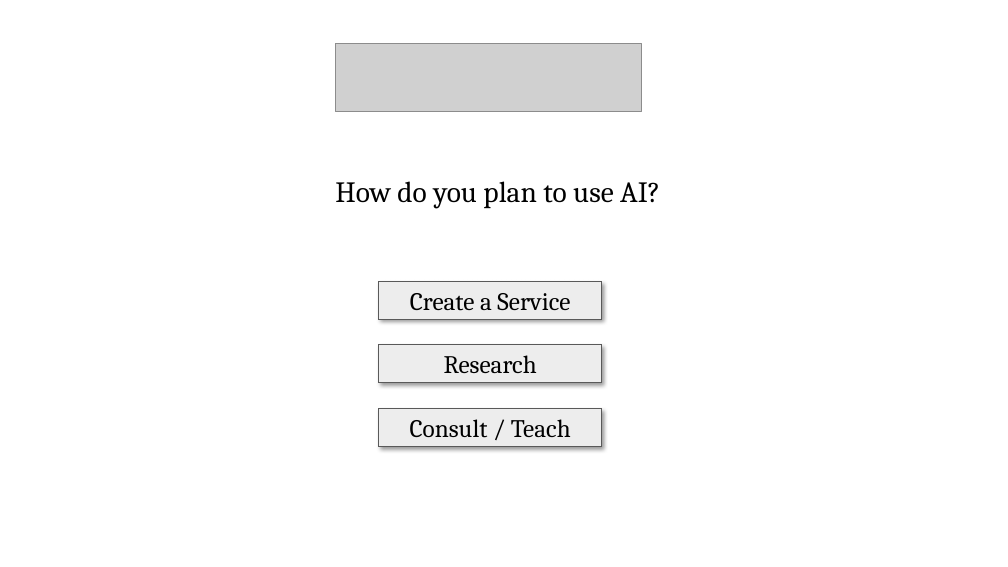
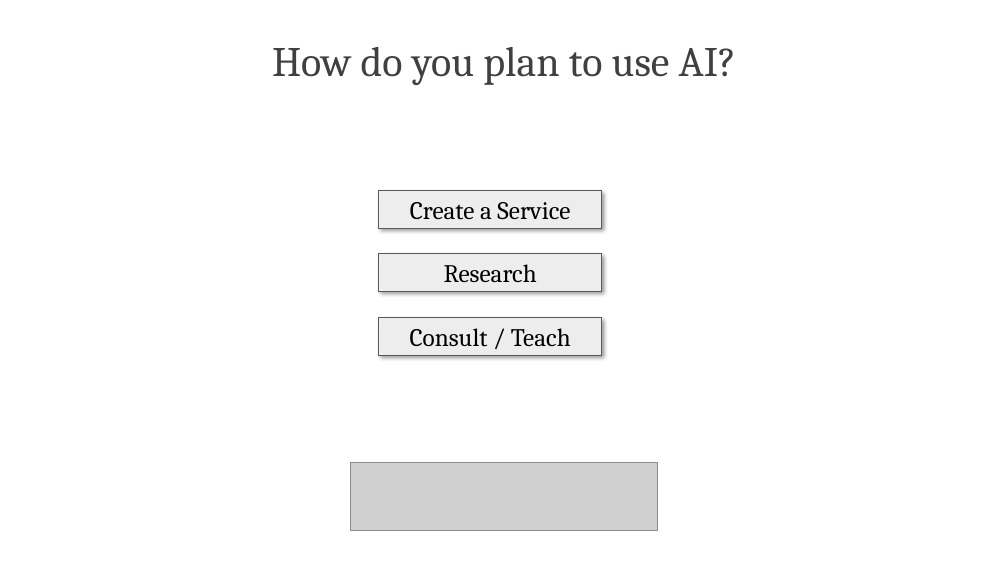
Before and after one commit to PracticumAI/what_is_ai, a slide deck: slide 9 of presentations/01_practicum_intro.pptx. Drawn at 1008x567 pixels with LibreOffice and Linux fonts; fonts in the diff are those of the drawing; grey boxes stand for pictures. Boxes give left, top, right and bottom in pixels: in the first picture for what was removed or moved away, otherwise in the second. Text is boxed around its words. In the diff, an @@ line names an element or a change of style, - is before the commit and + after.

```diff
--- a/presentations/01_practicum_intro.pptx
+++ b/presentations/01_practicum_intro.pptx
@@ text "How do you plan to ...": place and size @@
-text "How do you plan to ..." at [335, 181, 660, 209]
+text "How do you plan to ..." at [272, 47, 736, 85]
@@ text "How do you plan to ..." at [272, 47, 736, 85]: size 28 to 40 pt, text colour #000000 to #404040; less space between paragraphs @@
@@ 3 rectangles: place and size @@
-3 rectangles at [379, 281, 602, 446]
+3 rectangles at [379, 191, 602, 355]
@@ picture: place and size @@
-picture at [335, 43, 641, 111]
+picture at [351, 462, 657, 530]
```
Also in this commit, not shown: 1 other slide changed, 3 slides added, 1 slide removed, 2 other files.
